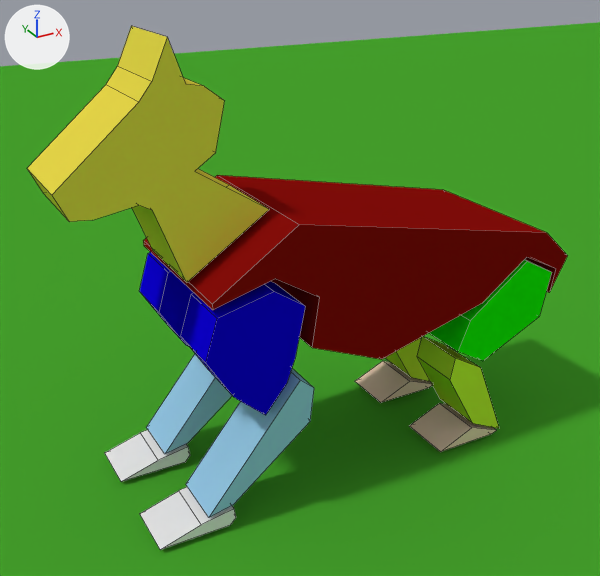
The Blender file robot.blend: old version first, new version second.
Rendered twice from a camera (50 mm lens) standing at (-8.08, -12.17, 5.56) and looking at (-1.69, -0.55, -0.24). The lights are fixed; the arrows at upper left show +X, +Y and +Z. Mesh edges are drawn as thin lines.

In view in the first picture: 'obj_body', 'obj_forearm.L', 'obj_forearm.R', 'obj_ground', 'obj_head', 'obj_shin.L', 'obj_shin_lower.L', 'obj_thigh.L', 'obj_upper_arm.L', 'obj_upper_arm.R', 'obj_wrist.L', 'obj_wrist.R'.
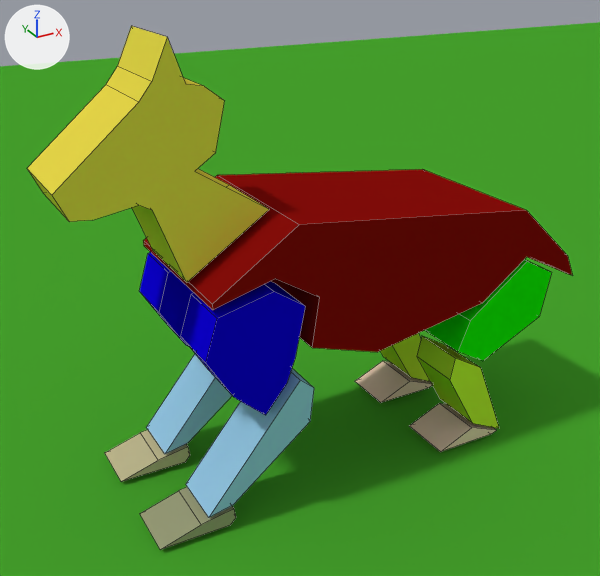
Boxes (x1, y1, x2, y2) around the edits, measured in the pictures (600 x 576 px; the box of a moved part takes in the faces that stretch with it):
'obj_body', reshaped
    before: (143, 175, 567, 359)
    after: (143, 169, 572, 352)
'obj_wrist.L', recoloured
    both: (140, 487, 236, 550)
'obj_wrist.R', recoloured (white to beige)
    both: (105, 430, 190, 482)
part 1 of me_cube, moved or reshaped
    before: (218, 175, 567, 359)
    after: (218, 169, 572, 352)

Patch to the scene script:
```diff
--- a/robot.blend.py
+++ b/robot.blend.py
@@ mat_material_011 @@
+mat_material_011 = diffuse_material('Material.011')
+mat_material_011.base_color = (0.517, 0.476, 0.269)  # beige #beb78e
@@ mat_material_006 @@
+mat_material_006 = diffuse_material('Material.006')
+mat_material_006.base_color = (0.316, 0.334, 0.188)  # yellow #989c78
@@ me_cube @@
 me_cube.from_pydata(...)  # 26 vertices, 15 faces; spans x -0.97..0.92, y -1.5..1.5, z -1.21..1.45
 # used by ob_obj_body; location = (-0.3, -0.5, 0.05); rotation_euler = (6.283, 0.0, 0.0), in degrees (360, 0, 0); scale = (3.76, 1.0, 1.0)
-me_cube.vertices[2].co = (0.76, -1.5, 0.44)  # pixel (547, 232)
-me_cube.vertices[11].co = (0.83, -1.5, -0.78)  # pixel (549, 292)
-me_cube.vertices[12].co = (-0.16, -1.5, -1.21)  # pixel (381, 359)
-me_cube.vertices[15].co = (0.76, 1.5, 0.44)  # pixel (443, 189)
-me_cube.vertices[24].co = (0.83, 1.5, -0.78)
-me_cube.vertices[25].co = (-0.16, 1.5, -1.21)
+# me_cube part 1
+me_cube.vertices[2].co = (0.61, -1.5, 0.95)  # pixel (526, 210)
+me_cube.vertices[11].co = (0.97, -1.5, -0.55)  # pixel (572, 275)
+me_cube.vertices[12].co = (-0.19, -1.5, -1.05)  # pixel (377, 352)
+me_cube.vertices[15].co = (0.61, 1.5, 0.95)  # pixel (422, 169)
+me_cube.vertices[24].co = (0.97, 1.5, -0.55)
+me_cube.vertices[25].co = (-0.19, 1.5, -1.05)
 me_cube.materials.append(mat_material_002)
@@ me_cube_003 @@
 me_cube_003.from_pydata(...)  # 10 vertices, 7 faces; spans x -0.241..0.11, y -0.5..0.5, z -0.13..0.179
+me_cube_003.materials.append(mat_material_006)  # yellow #989c78
@@ me_cube_013 @@
 me_cube_013.from_pydata(...)  # 10 vertices, 7 faces; spans x -0.241..0.11, y -0.5..0.5, z -0.13..0.179
+me_cube_013.materials.append(mat_material_011)  # beige #beb78e
```
